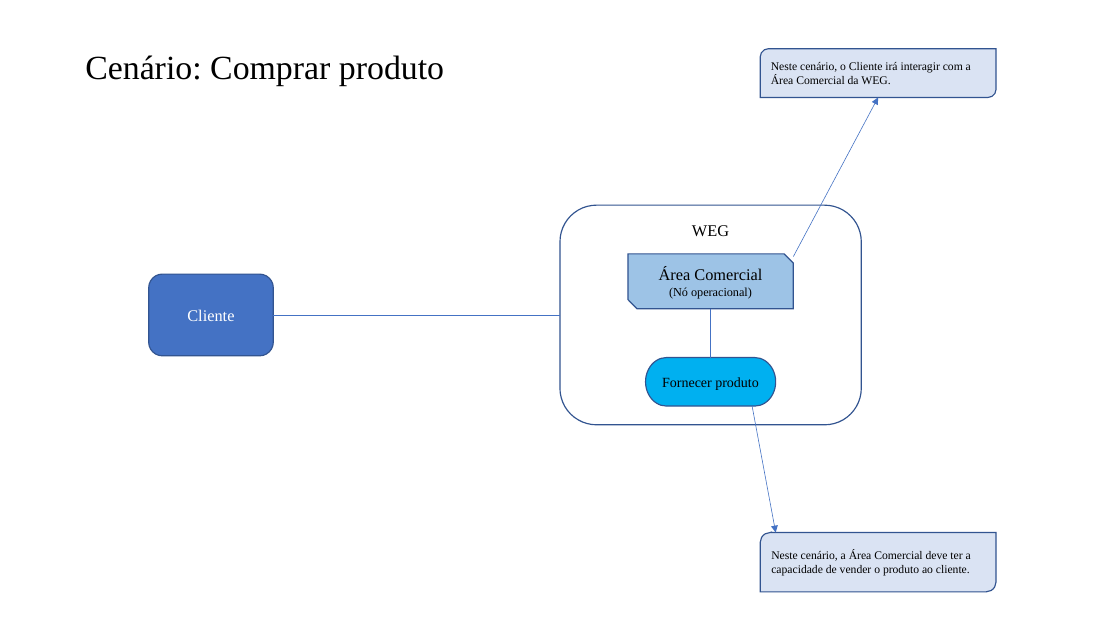
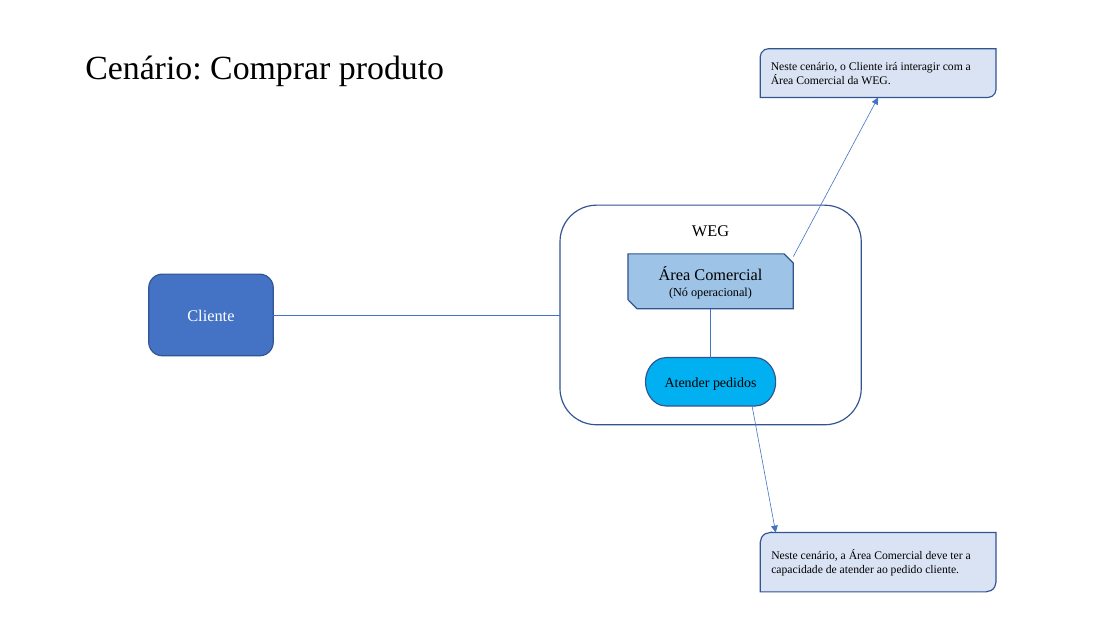
Before and after one commit to IMP-CaioCiaron/Eng-Requisitos, a slide deck: slide 3 of 15. Arquitetura de Negócio para cada Cenário.pptx. Drawn at 1120x630 pixels with LibreOffice and Linux fonts; fonts in the diff are those of the drawing. Boxes give left, top, right and bottom in pixels: in the first picture for what was removed or moved away, otherwise in the second. Text is boxed around its words. In the diff, an @@ line names an element or a change of style, - is before the commit and + after.

```diff
--- a/15. Arquitetura de Negócio para cada Cenário.pptx
+++ b/15. Arquitetura de Negócio para cada Cenário.pptx
@@ text in pill shape at (665, 377, 756, 390): text changed @@
-Fornecer produto
+Atender pedidos
@@ text in round diag rect at (771, 550, 971, 576): text changed @@
-Neste cenário, a Área Comercial deve ter a capacidade de vender o produto ao cliente.
+Neste cenário, a Área Comercial deve ter a capacidade de atender ao pedido cliente.
```
Also in this commit, not shown: 1 other slide changed, 1 slide added, 2 other files.
